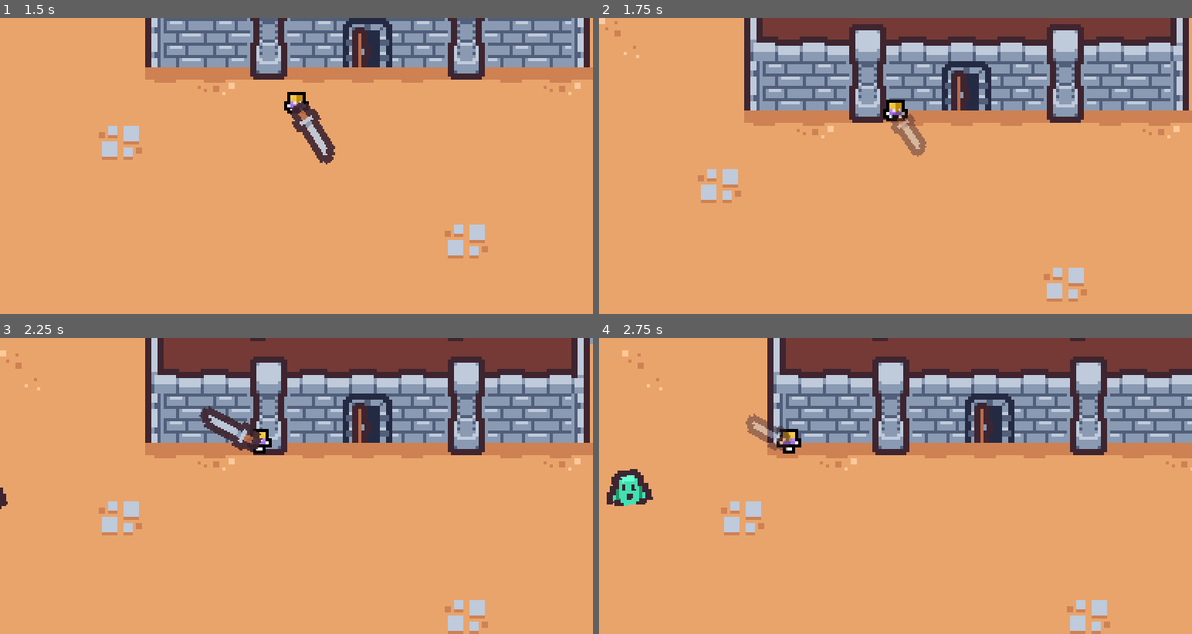
Above: before the commit, frames 1-4 (two rows, left to right).
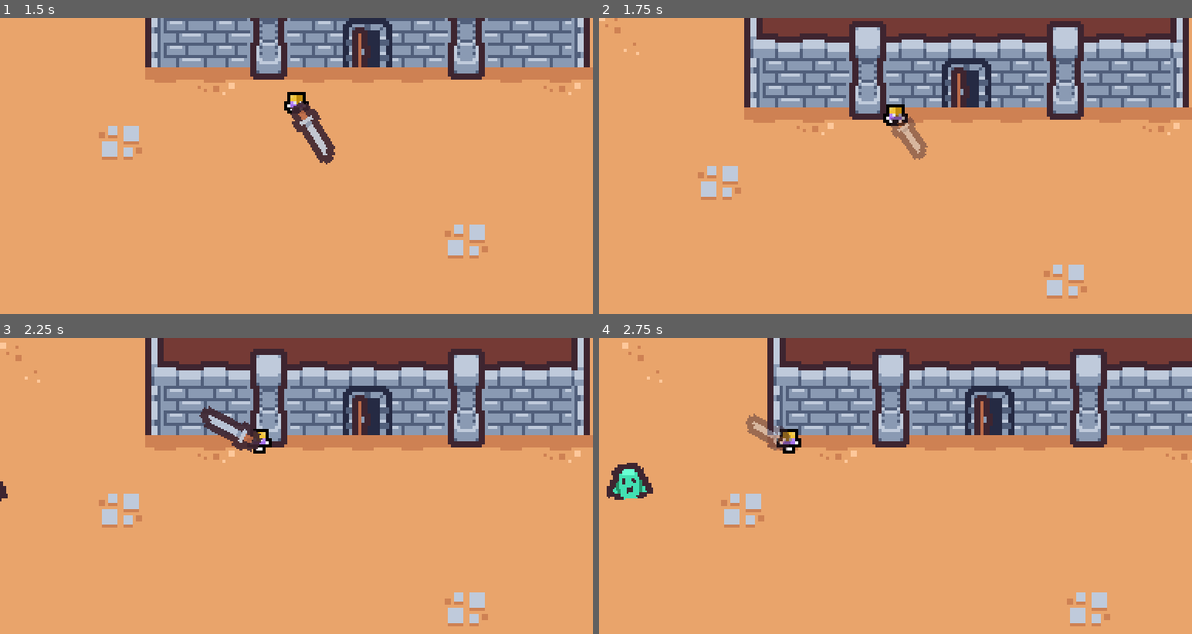
Above: after the commit, the same moments.

Repository: baptixta/pixel16
Game: Godot game, scene res://assets/scenes/Level.tscn
Same seed, same stepped clock (60 frames per second), same inputs: the game is played once before the commit and once after it.
Inputs (mouse positions are in pixels of both pictures, inside the frame that each line leads up to):
- Up to frame 1 (1.5 s): move the mouse to (266, 225) at 0.52 s; hold Up (ui_up) from 0.53 s (still down); click (266, 225) at 0.6 s; move the mouse to (474, 210) at 1.27 s; click (474, 210) at 1.35 s
- Up to frame 2 (1.75 s): keep holding Up (ui_up)
- Up to frame 3 (2.25 s): move the mouse to (118, 441) at 2.02 s; release Up (ui_up) at 2.03 s; hold Left (ui_left) from 2.03 s (still down); click (118, 441) at 2.1 s
- Up to frame 4 (2.75 s): keep holding Left (ui_left)

Frame 1 is identical in both runs. In frame 2, 10% of the frame differs, in the area x 0-100%, y 0-96%; in frame 3, 16%; in frame 4, 17%, in the area x 1-100%, y 0-100%.

Commit message:
Feat: Area2D collision for the player

Diff:
--- a/assets/scenes/Level.tscn
+++ b/assets/scenes/Level.tscn
@@ -1,7 +1,7 @@
 [gd_scene load_steps=5 format=2]
 
 [ext_resource path="res://assets/resources/floor.tres" type="TileSet" id=1]
-[ext_resource path="res://assets/scenes/player.tscn" type="PackedScene" id=2]
+[ext_resource path="res://assets/scenes/player/player.tscn" type="PackedScene" id=2]
 [ext_resource path="res://assets/resources/walls.tres" type="TileSet" id=3]
 [ext_resource path="res://assets/scenes/enemy/slime.tscn" type="PackedScene" id=4]
 
--- a/assets/scenes/enemy/enemy_template.tscn
+++ b/assets/scenes/enemy/enemy_template.tscn
@@ -89,7 +89,7 @@
 rotation = 0.174533
 region_rect = Rect2( 1, 1, 1, 1 )
 
-[node name="Collision" type="CollisionShape2D" parent="."]
+[node name="Collision" type="CollisionShape2D" parent="." groups=["enemies"]]
 
 [node name="Animation" type="AnimationPlayer" parent="."]
 anims/RESET = SubResource( 2 )
--- a/assets/scenes/player.tscn
+++ b/assets/scenes/player/player.tscn
@@ -6,7 +6,10 @@
 [ext_resource path="res://assets/resources/weapon_attack.tres" type="Animation" id=4]
 
 [sub_resource type="RectangleShape2D" id=1]
-extents = Vector2( 2, 1.5 )
+extents = Vector2( 2, 2.5 )
+
+[sub_resource type="RectangleShape2D" id=6]
+extents = Vector2( 4, 5.5 )
 
 [sub_resource type="Animation" id=2]
 length = 0.001
@@ -130,7 +133,7 @@
 vframes = 3
 
 [node name="Collision" type="CollisionShape2D" parent="."]
-position = Vector2( 0, 2 )
+position = Vector2( 0, 0.5 )
 shape = SubResource( 1 )
 
 [node name="Weapon" type="Sprite" parent="."]
@@ -138,6 +141,13 @@
 position = Vector2( 0, 1 )
 texture = ExtResource( 3 )
 offset = Vector2( 0, -8 )
+
+[node name="Area2D" type="Area2D" parent="Weapon" groups=["weapon"]]
+position = Vector2( 0, -7 )
+
+[node name="WeaponCollision" type="CollisionShape2D" parent="Weapon/Area2D"]
+position = Vector2( 0, -4 )
+shape = SubResource( 6 )
 
 [node name="AnimationPlayer" type="AnimationPlayer" parent="."]
 anims/RESET = SubResource( 2 )
@@ -160,3 +170,6 @@
 drag_margin_top = 0.3
 drag_margin_right = 0.3
 drag_margin_bottom = 0.3
+
+[connection signal="area_entered" from="Weapon/Area2D" to="." method="_on_Area2D_area_entered"]
+[connection signal="body_entered" from="Weapon/Area2D" to="." method="_on_Area2D_body_entered"]
--- a/assets/scripts/player.gd
+++ b/assets/scripts/player.gd
@@ -5,8 +5,10 @@
 onready var animationWeapon: AnimationPlayer = get_node("AnimationWeapon")
 onready var sprite: Sprite = get_node("Sprite")
 onready var weapon: Sprite = get_node("Weapon")
+onready var enemy = get_node("/root/Level/Player")
 var velocity: Vector2
 export(int) var speed
+
 
 
 func _physics_process(_delta):
@@ -44,3 +46,11 @@
 func attack() -> void:
 	if Input.is_action_just_pressed("attack"):
 		animationWeapon.play("weapon_attack")
+
+
+func _on_Area2D_area_entered(area: Area2D) -> void:
+	pass # Replace with function body.
+
+
+func _on_Area2D_body_entered(body: Node) -> void:
+	print("teste")
Not shown: 1 places in assets/scenes/player/player.tscn that only renumber resources
